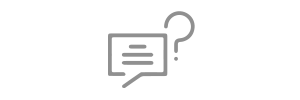
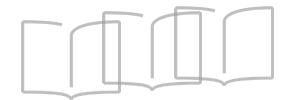
Layers edited between the first and the second 300 × 100 image:
hid group "contacttips" (1st of 2) (1 layers) over [left=108, top=11, right=195, bottom=88]
showed group "Books" (3 layers), opacity 100% → 51% over [left=21, top=6, right=274, bottom=100]
